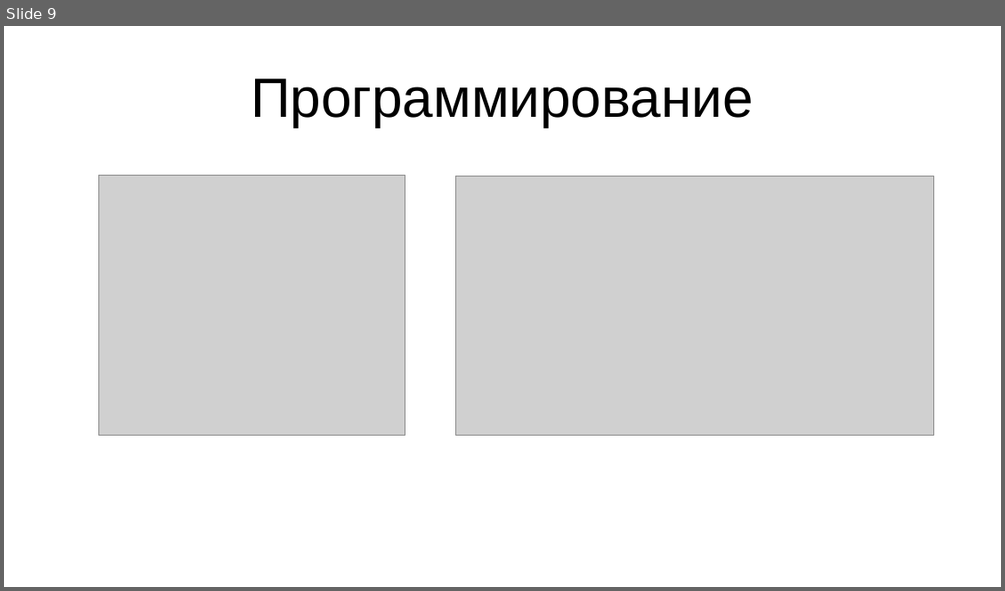
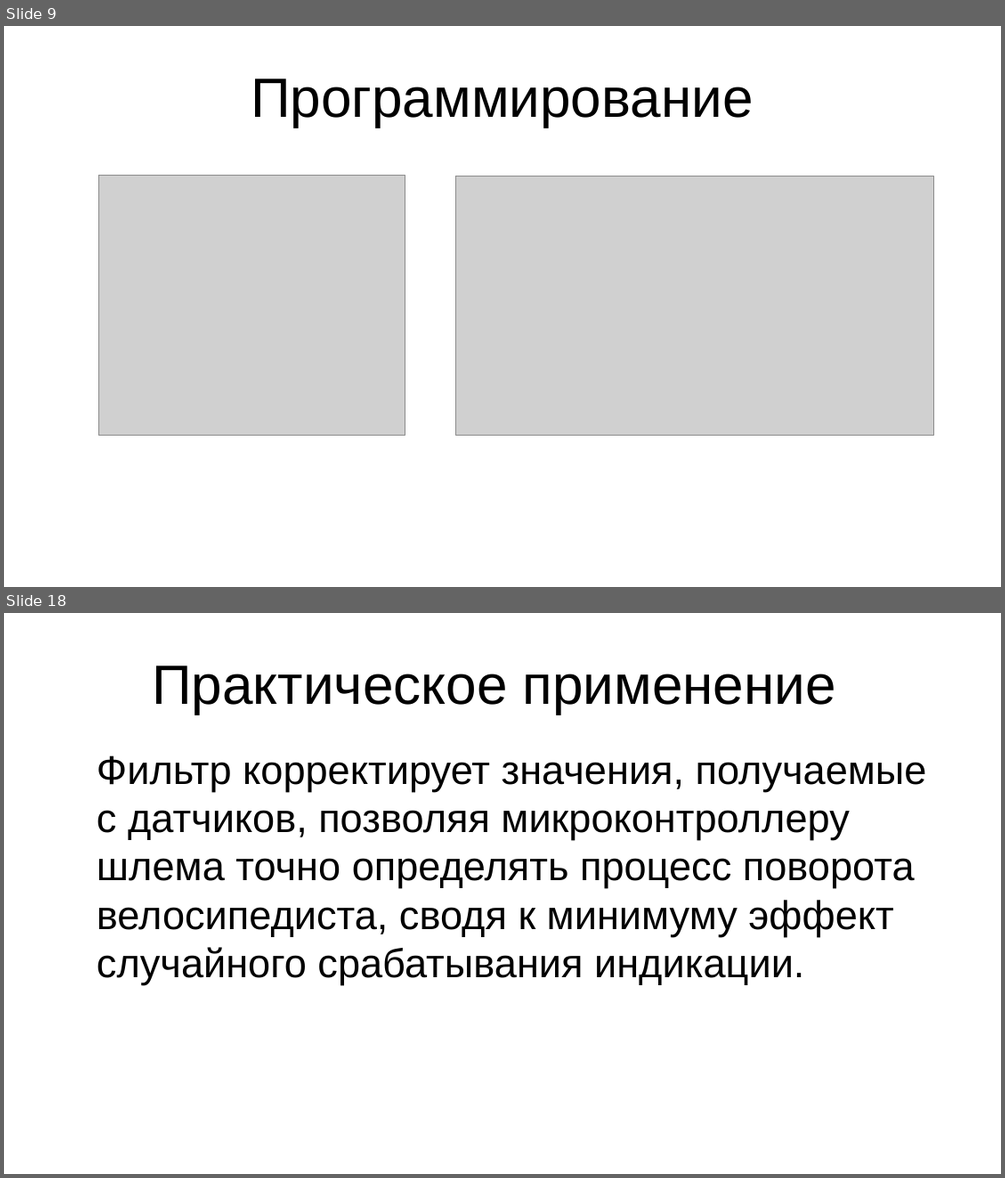
Before and after one commit to SaShiro228/helmet, a slide deck: text/presentation.odp. Shown one above the other, each under a label of ours: slide 9 before the commit, slides 9 and 18 after it; the slides between them are not shown. The pictures are 1005x591 and 1005x1178 pixels, drawn with LibreOffice and Linux fonts; fonts in the diff are those of the drawing; grey boxes stand for pictures. Boxes give left, top, right and bottom in pixels: in the first picture for what was removed or moved away, otherwise in the second. Text is boxed around its words. In the diff, an @@ line names an element or a change of style, - is before the commit and + after.

```diff
--- a/text/presentation.odp
+++ b/text/presentation.odp
@@ slide 18 added at [4, 613, 1001, 1174], background #FFFFFF @@
@@ title added at [152, 666, 836, 714], 44 pt, text #000000 @@
+Практическое применение
@@ text added at [97, 755, 927, 984], 32 pt, text #000000 @@
+Фильтр корректирует значения, получаемые с датчиков, позволяя микроконтроллеру шлема точно определять процесс поворота велосипедиста, сводя к минимуму эффект случайного срабатывания индикации.
```
Also in this commit, not shown: 8 other slides added, 3 other files.
